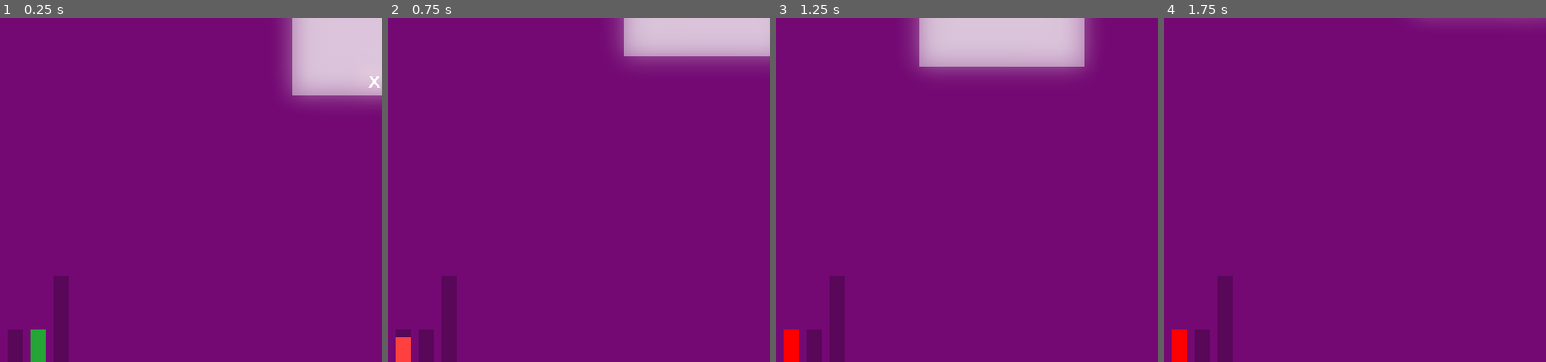
Above: before the commit, frames 1-4 (left to right).
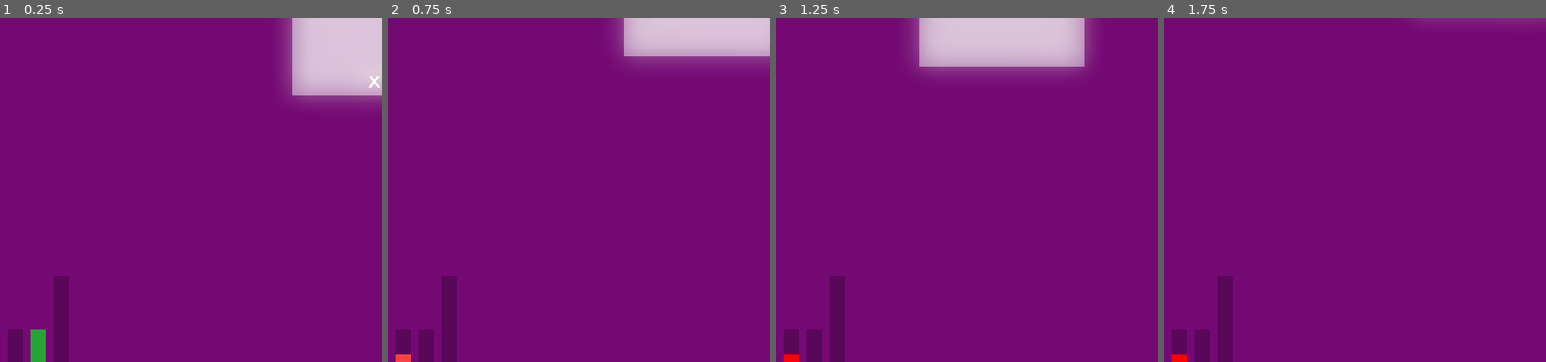
Above: after the commit, the same moments.

Repository: JackEvans24/bullet-absorb
Game: Godot game, scene res://scenes/main.tscn
Same seed, same stepped clock (60 frames per second), same inputs: the game is played once before the commit and once after it.
Inputs (mouse positions are % of the whole screen's width and height, from its top left):
- Up to frame 1 (0.25 s): no input
- Up to frame 2 (0.75 s): move the mouse to (72, 45) at 0.52 s; hold D (move_right) from 0.53 s (still down); tap Space (dash) at 0.6 s
- Up to frame 3 (1.25 s): keep holding D (move_right)
- Up to frame 4 (1.75 s): move the mouse to (30, 55) at 1.27 s; release D (move_right) at 1.28 s; hold S (move_back) from 1.28 s (still down); tap Ctrl (absorb) at 1.35 s; tap Space (dash) at 1.55 s
The pictures show only the part of the screen within x 1-51%, y 44-94%; the shares and areas given below are measured in that part.

Frame 1 is identical in both runs. In frame 2, 0.2% of the frame differs, in the area x 2-6%, y 92-98%; in frame 3, 0.3%, in the area x 2-6%, y 90-98%; in frame 4, 0.3%.

Commit message:
feat: move max health to stats

Diff:
--- a/prefabs/player/player.tscn
+++ b/prefabs/player/player.tscn
@@ -1,6 +1,7 @@
-[gd_scene load_steps=44 format=3 uid="uid://c3tj0pdcum4wd"]
+[gd_scene load_steps=46 format=3 uid="uid://c3tj0pdcum4wd"]
 
 [ext_resource type="Script" path="res://scripts/mechanics/player/player.gd" id="1_u023k"]
+[ext_resource type="Script" path="res://scripts/data/player_stats.gd" id="2_o4yfb"]
 [ext_resource type="Script" path="res://scripts/state/move_state_machine.gd" id="2_pauji"]
 [ext_resource type="Script" path="res://scripts/mechanics/shared/health.gd" id="2_pcwtq"]
 [ext_resource type="Script" path="res://scripts/mechanics/player/absorb.gd" id="2_sawo1"]
@@ -26,6 +27,10 @@
 [ext_resource type="Material" uid="uid://hh5rgca6j4cq" path="res://materials/player/player_body_default.tres" id="21_yrqox"]
 [ext_resource type="PackedScene" uid="uid://bkexk607fieqm" path="res://prefabs/player/player_body.tscn" id="23_m7jo1"]
 
+[sub_resource type="Resource" id="Resource_4xpw6"]
+script = ExtResource("2_o4yfb")
+max_health = 3
+
 [sub_resource type="SphereShape3D" id="SphereShape3D_4kfv7"]
 radius = 5.0
 
@@ -377,6 +382,7 @@
 [node name="Player" type="CharacterBody3D"]
 collision_layer = 2
 script = ExtResource("1_u023k")
+stats = SubResource("Resource_4xpw6")
 
 [node name="MoveState" type="Node" parent="."]
 script = ExtResource("2_pauji")
--- /dev/null
+++ b/scripts/data/player_stats.gd
@@ -0,0 +1,3 @@
+class_name PlayerStats extends Resource
+
+@export var max_health := 5
--- a/scripts/mechanics/player/player.gd
+++ b/scripts/mechanics/player/player.gd
@@ -11,6 +11,7 @@
 enum AbsorbState {Started, Cancelled, Complete}
 
 @export var max_power = 20
+@export var stats: PlayerStats = PlayerStats.new()
 
 @onready var move_state: MoveStateMachine = $MoveState
 @onready var health: Health = $Health
@@ -53,6 +54,7 @@
 
 	hit_detection.area_entered.connect(_on_hit)
 
+	health.initialise(stats.max_health)
 	dash.initialise(move_state, body)
 
 func _physics_process(_delta):
--- a/scripts/mechanics/shared/health.gd
+++ b/scripts/mechanics/shared/health.gd
@@ -12,6 +12,9 @@
 var is_invincible = false
 var can_take_damage = true
 
+func initialise(max_health: int):
+	current_health = max_health
+
 func take_damage(damage: float, taken_from: Node3D):
 	if not can_take_damage or is_invincible or current_health <= 0:
 		return
